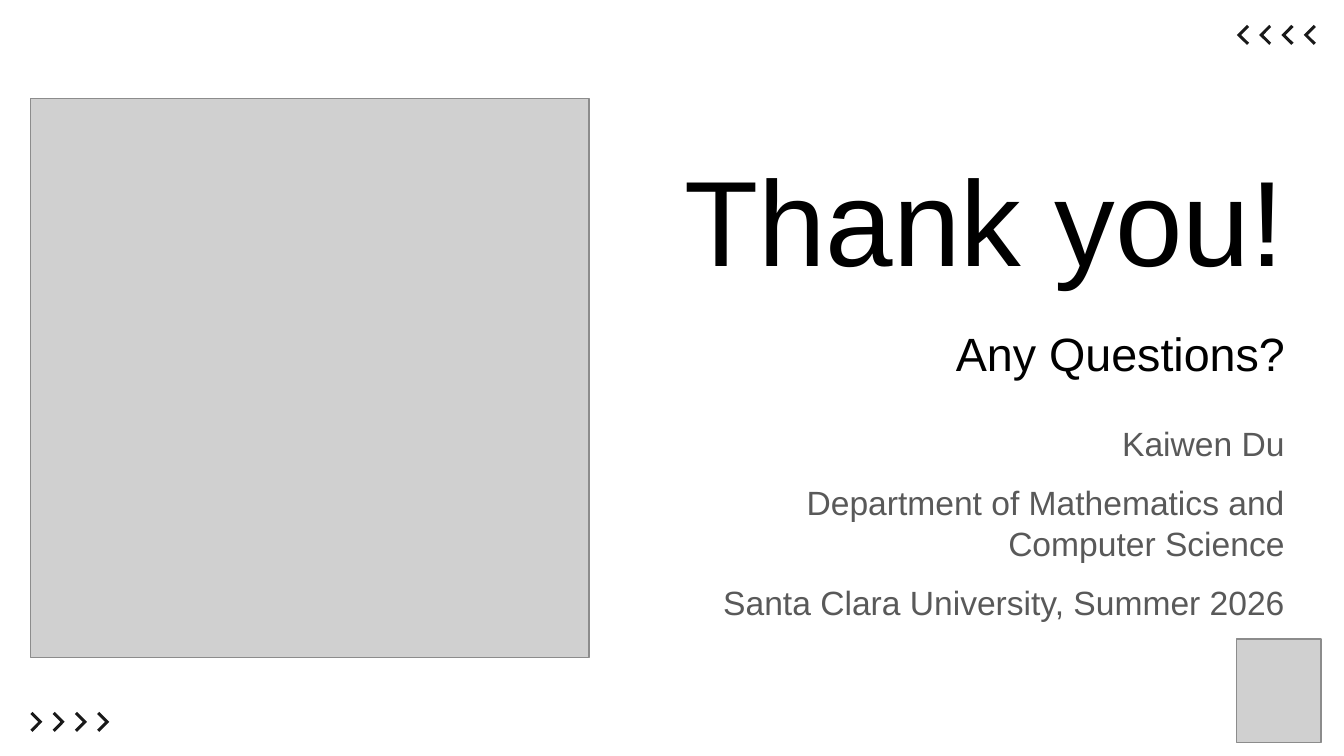
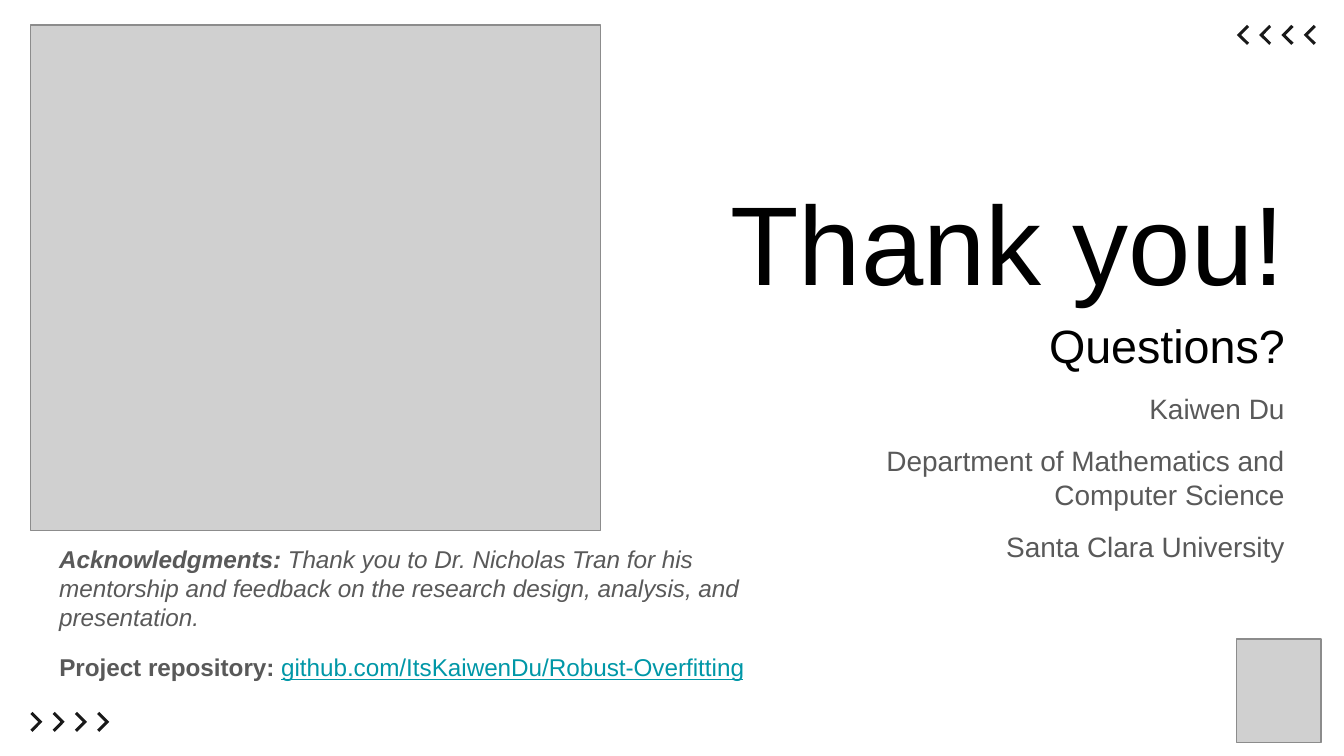
Before and after one commit to ItsKaiwenDu/Robust-Overfitting, a slide deck: slide 15 of report/slides.pptx (slide 17 before the commit). Drawn at 1344x756 pixels with LibreOffice and Linux fonts; fonts in the diff are those of the drawing; grey boxes stand for pictures. Boxes give left, top, right and bottom in pixels: in the first picture for what was removed or moved away, otherwise in the second. Text is boxed around its words. In the diff, an @@ line names an element or a change of style, - is before the commit and + after.

```diff
--- a/report/slides.pptx
+++ b/report/slides.pptx
@@ picture: place and size @@
-picture at (31, 98, 590, 657)
+picture at (31, 24, 602, 530)
@@ title at (731, 203, 1285, 306): size 65 to 60 pt in "Thank you!"; line spacing 1 to 1.15 @@
@@ title at (1049, 329, 1285, 372): text changed @@
-Any Questions?
+Questions?
@@ text "Kaiwen Du": place and size @@
-text "Kaiwen Du" at (723, 431, 1285, 621)
+text "Kaiwen Du" at (886, 398, 1285, 562)
@@ text at (886, 398, 1285, 510): size 18 to 15 pt in "Kaiwen Du", "Department of Mathematics and Computer Science" @@
@@ text at (1006, 536, 1285, 562): text changed; size 18 to 15 pt @@
-Santa Clara University, Summer 2026
+Santa Clara University
@@ text added at (59, 550, 738, 631), 13 pt, text #595959, italic @@
+Acknowledgments: Thank you to Dr. Nicholas Tran for his mentorship and feedback on the research design, analysis, and presentation.
@@ text added at (59, 658, 744, 681), 13 pt, text #0097A7, underline @@
+Project repository: github.com/ItsKaiwenDu/Robust-Overfitting
```
Also in this commit, not shown: 5 other slides changed, 7 slides added, 9 slides removed.
